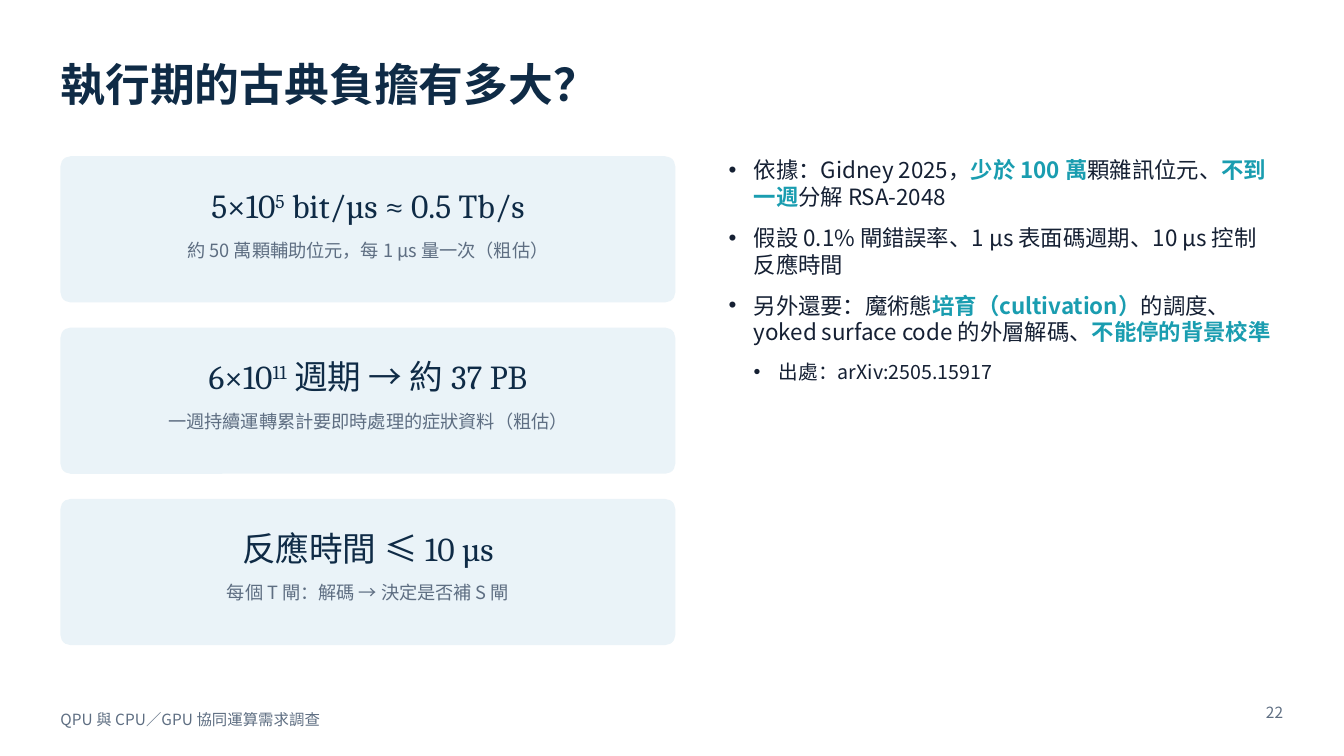
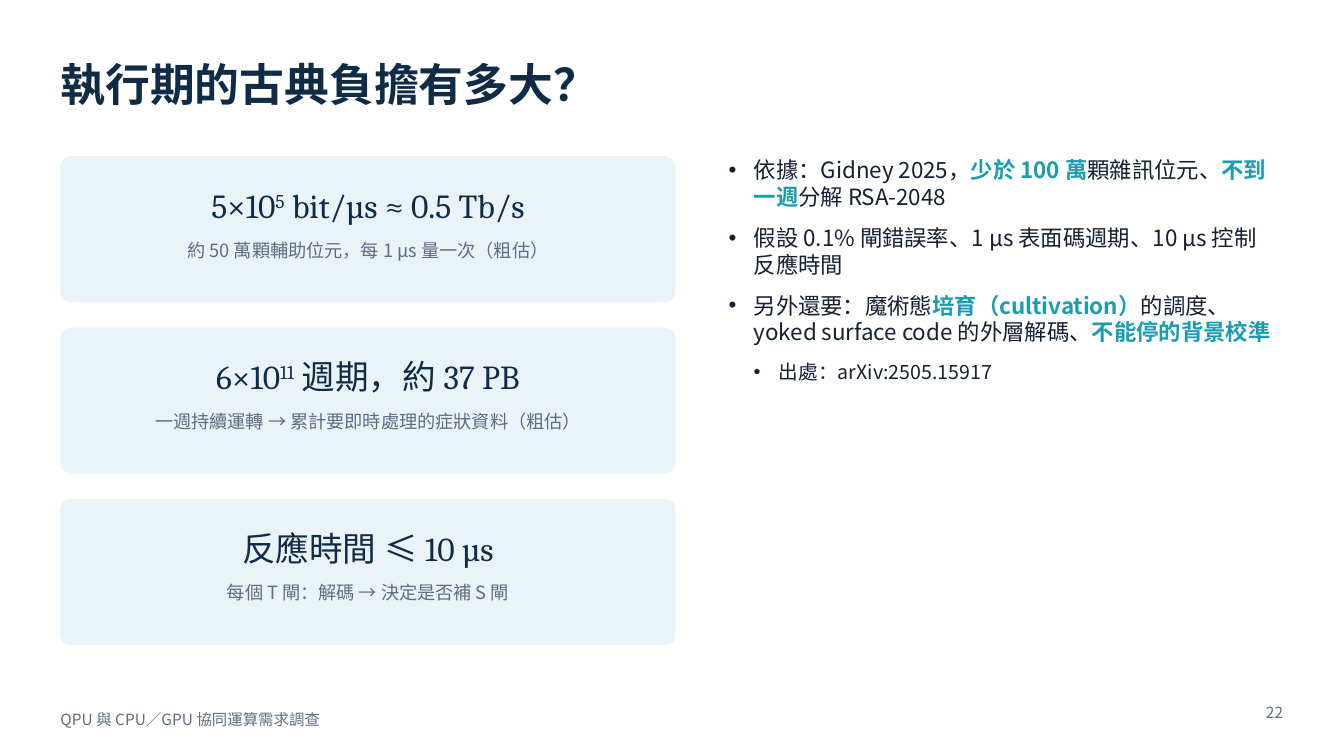
Before and after one commit to pcpcchen-coder/QuantumComputing, a slide deck: slide 22 of slides/output/qpu-cpu-gpu-hybrid.pptx. Drawn at 1344x756 pixels with LibreOffice and Linux fonts; fonts in the diff are those of the drawing. Boxes give left, top, right and bottom in pixels: in the first picture for what was removed or moved away, otherwise in the second. Text is boxed around its words. In the diff, an @@ line names an element or a change of style, - is before the commit and + after.

```diff
--- a/slides/output/qpu-cpu-gpu-hybrid.pptx
+++ b/slides/output/qpu-cpu-gpu-hybrid.pptx
@@ text at (216, 361, 519, 393): text changed @@
-6×1011 週期 → 約 37 PB
+6×1011 週期，約 37 PB
@@ text at (155, 412, 581, 430): text changed @@
-一週持續運轉累計要即時處理的症狀資料（粗估）
+一週持續運轉 → 累計要即時處理的症狀資料（粗估）
```
Also in this commit, not shown: 6 slides added, 9 other files.
